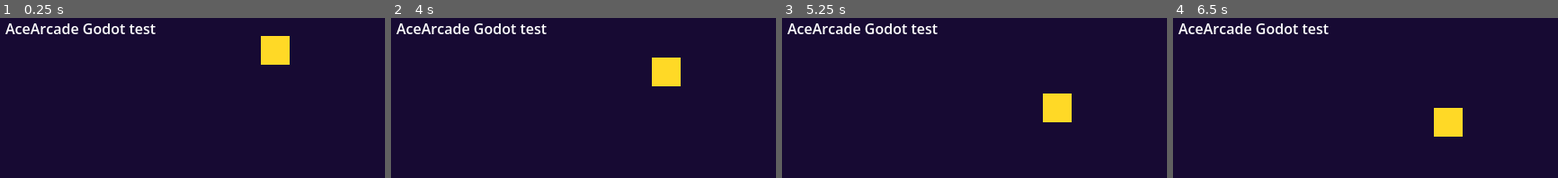
Above: before the commit, frames 1-4 (left to right).
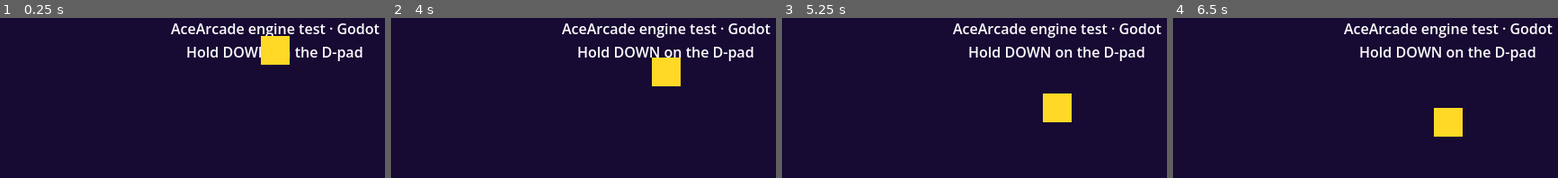
Above: after the commit, the same moments.

Repository: AceGears/AceCore
Game: Godot game, scene res://main.tscn
Two runs of this game, one before a commit and one after it. Both use one fixed random seed, a clock stepped at 60 frames per second and the inputs below.
Inputs:
- Up to frame 1 (0.25 s): no input
- Up to frame 2 (4 s): tap Enter at 0.5, 2.75 s; tap Space at 1.25, 3.5 s; hold Down (ui_down) 1.28-2.03 s; hold Down (ui_down) from 3.53 s (still down)
- Up to frame 3 (5.25 s): keep holding Down (ui_down)
- Up to frame 4 (6.5 s): release Down (ui_down) at 5.78 s

The runs differ from the first frame. In frame 1, 4.1% of the frame differs, in the area x 1-99%, y 3-27%; in frame 2, 4.4%; in frame 3, 4.4%; in frame 4, 4.4%.

Commit message:
Engine tests on the device, cover framing, web runtime reads plain folders; 0.9.0
- Settings > Game engines > Test this engine: built-in test games (web, RGSS, Godot) run with the real engine and pass
  only when frames are drawn and the held D-pad moves the character; status 'Verified on this device'
- Cover framing when adding a cover: fill with drag/pinch or whole image over a blurred copy, saved at the cover shape
- GameTree interface: SAF tree or plain folder (FileTree) for the web runtime

Co-Authored-By: Claude Opus 5.5 <noreply@anthropic.com>
Claude-Session: https://claude.ai/code/session_01FcHLrKZRQNx5n6y9gDEKBS

Diff:
--- a/ci/godot-test/main.gd
+++ b/ci/godot-test/main.gd
@@ -3,6 +3,8 @@
 # "steps pressed frames" to <out>/godot_walk when started with "-- --out=<dir>".
 
 var out := ""
+var selftest := ""   # "-- --selftest=<dir>": AceArcade's engine test; writes <dir>/selftest_ok and quits once it passes
+var passed := false
 var steps := 0
 var held := 0.0
 var frames := 0
@@ -11,6 +13,9 @@
 	for a in OS.get_cmdline_user_args():
 		if a.begins_with("--out="):
 			out = a.substr(6)
+		elif a.begins_with("--selftest="):
+			selftest = a.substr(11)
+	$Title.text = "AceArcade engine test · Godot\nHold DOWN on the D-pad"
 	_write("godot_started", Engine.get_version_info().string)
 
 func _process(delta: float) -> void:
@@ -24,6 +29,15 @@
 			$Hero.position.y += 8
 	else:
 		held = 0.0
+	if selftest != "" and steps >= 6 and not passed:
+		passed = true
+		$Title.text = "Passed: the engine runs and the D-pad moves the character."
+		var f := FileAccess.open(selftest.path_join("selftest_ok"), FileAccess.WRITE)
+		if f:
+			f.store_string(str(frames))
+			f.close()
+		await get_tree().create_timer(1.5).timeout
+		get_tree().quit()
 	if frames % 5 == 0:
 		_write("godot_walk", "%d %d %d" % [steps, 1 if down else 0, frames])
 
--- a/ci/godot-test/main.tscn
+++ b/ci/godot-test/main.tscn
@@ -14,8 +14,9 @@
 offset_left = 20.0
 offset_top = 20.0
 offset_right = 620.0
-offset_bottom = 60.0
+offset_bottom = 90.0
 text = "AceArcade Godot test"
+horizontal_alignment = 1
 
 [node name="Hero" type="ColorRect" parent="."]
 offset_left = 304.0
Not shown, changed: .github/workflows/build.yml
Not shown, changed: app/build.gradle.kts
Not shown, added: app/src/main/assets/selftest/rgss/Data/Scripts.rxdata
Not shown, added: app/src/main/assets/selftest/rgss/Game.ini
Not shown, added: app/src/main/assets/selftest/web/index.html
Not shown, changed: app/src/main/java/com/acecore/app/core/data/GameRepository.kt
Not shown, changed: app/src/main/java/com/acecore/app/core/datastore/SettingsRepository.kt
Not shown, changed: app/src/main/java/com/acecore/app/core/filesystem/SafTree.kt
Not shown, added: app/src/main/java/com/acecore/app/feature/library/CoverFramer.kt
Not shown, changed: app/src/main/java/com/acecore/app/feature/library/GameActions.kt
Not shown, changed: app/src/main/java/com/acecore/app/feature/settings/EnginesSection.kt
Not shown, added: app/src/main/java/com/acecore/app/runtime/SelfTest.kt
(and 4 more such lines)
